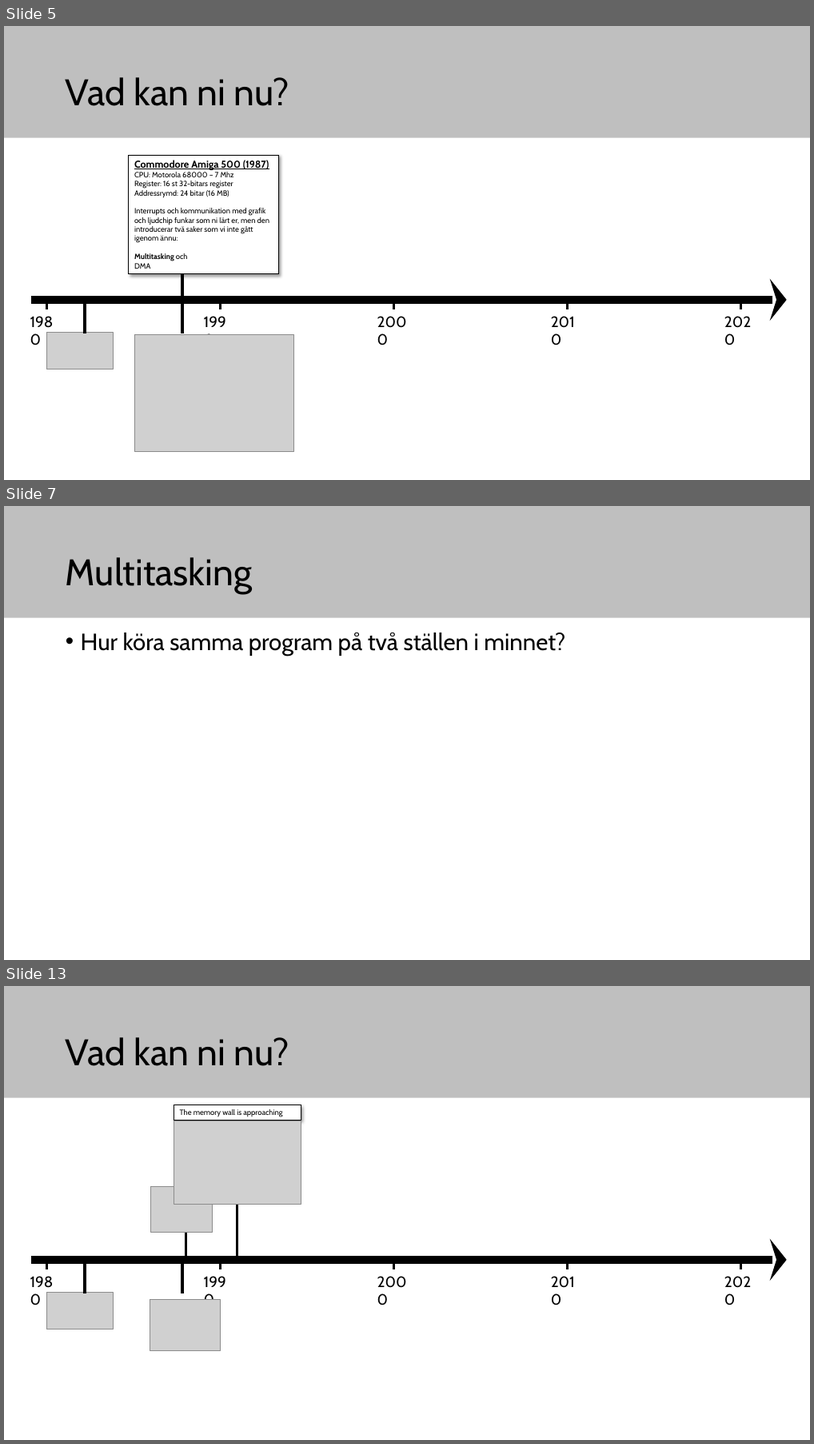
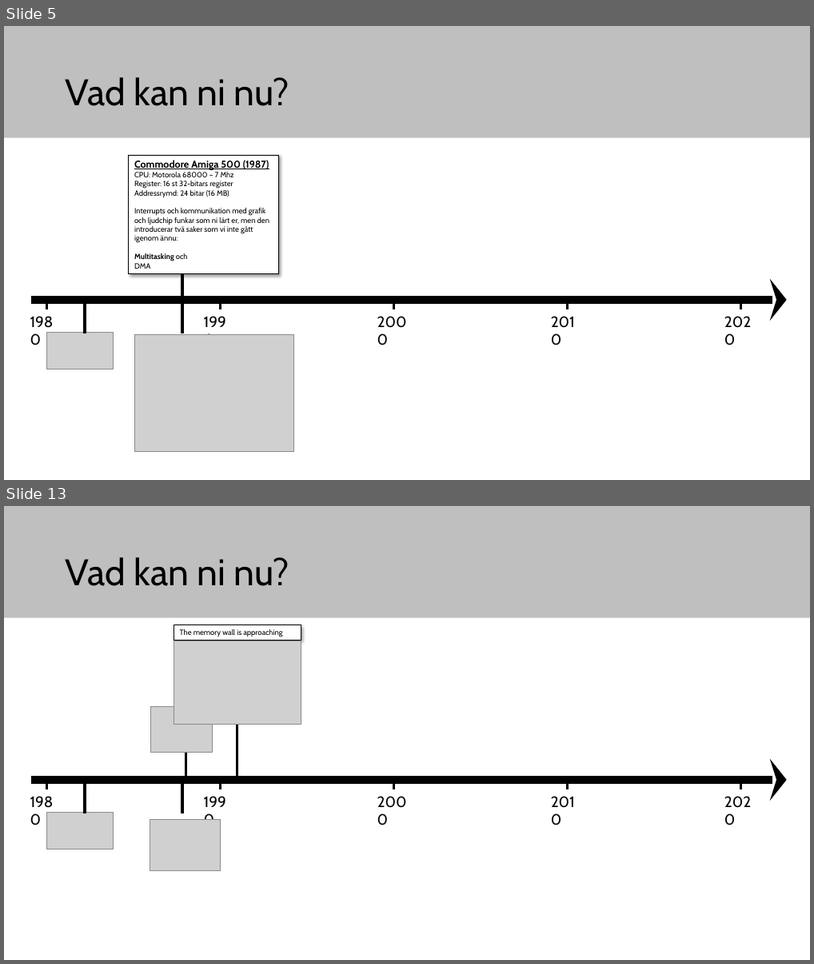
Before and after one commit to elias-at-chalmers/mop-lecture_notes-mirror, a slide deck: slides/lecture12_future_and_wrapup.pptx. Shown one above the other, each under a label of ours: slides 5, 7 and 13 before the commit, slides 5 and 13 after it; the slides between them are not shown. The pictures are 814x1444 and 814x964 pixels, drawn with LibreOffice and Linux fonts; fonts in the diff are those of the drawing; grey boxes stand for pictures. Boxes give left, top, right and bottom in pixels: in the first picture for what was removed or moved away, otherwise in the second. Text is boxed around its words. In the diff, an @@ line names an element or a change of style, - is before the commit and + after.

```diff
--- a/slides/lecture12_future_and_wrapup.pptx
+++ b/slides/lecture12_future_and_wrapup.pptx
@@ slide 7 removed at [4, 506, 810, 960], background #FFFFFF; not listed: 1 template element that a slide beside it also shows @@
@@ title removed at [66, 557, 252, 594] @@
-Multitasking
@@ text removed at [81, 632, 566, 656] @@
-• Hur köra samma program på två ställen i minnet?
```
Also in this commit, not shown: 4 slides changed, 9 slides added, 6 other slides removed.
